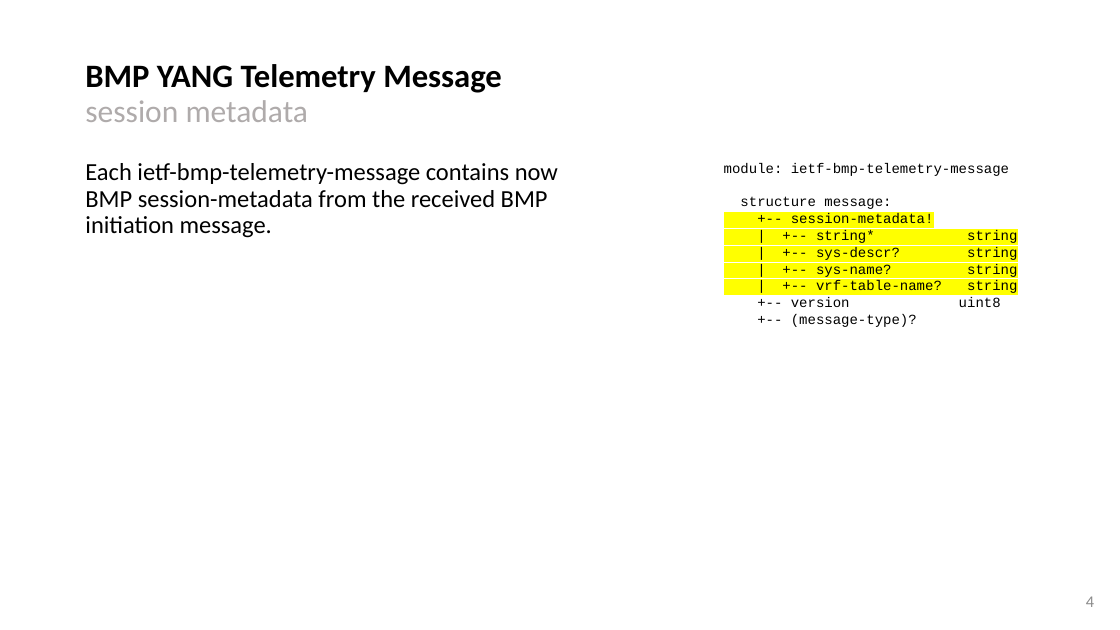
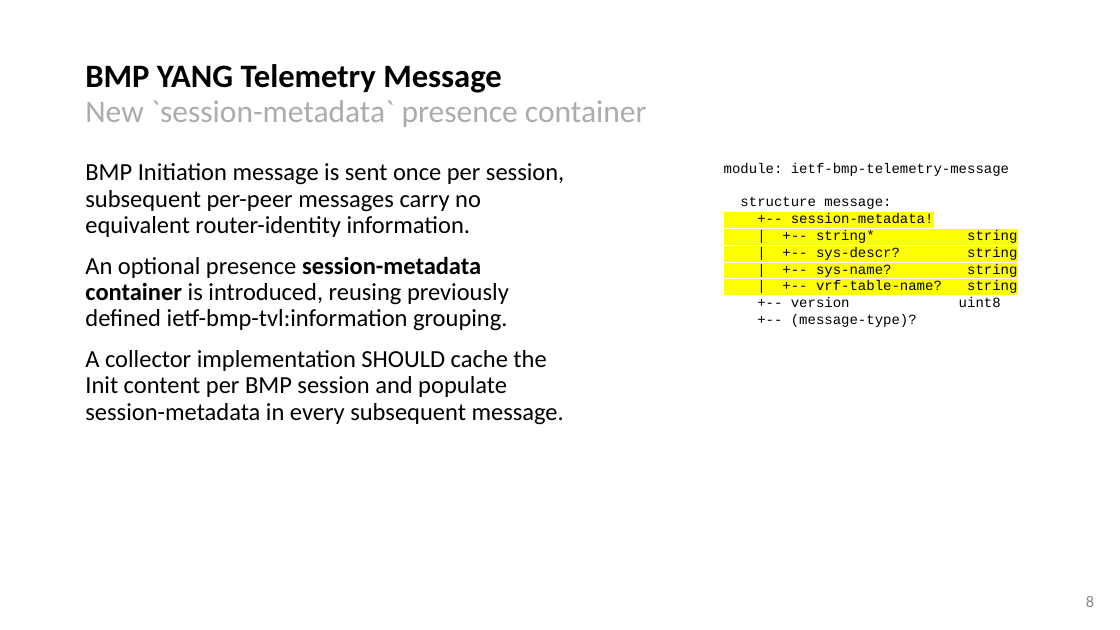
Before and after one commit to network-analytics/ietf-network-analytics-document-status, a slide deck: slide 8 of 126/NMOP/draft-netana-nmop-message-broker-bmp-telemetry-msg-03.pptx (slide 4 before the commit). Drawn at 1120x630 pixels with LibreOffice and Linux fonts; fonts in the diff are those of the drawing. Boxes give left, top, right and bottom in pixels: in the first picture for what was removed or moved away, otherwise in the second. Text is boxed around its words. In the diff, an @@ line names an element or a change of style, - is before the commit and + after.

Commit message:
bmp-telemetry-msg: finalize slides for IETF 126

```diff
--- a/126/NMOP/draft-netana-nmop-message-broker-bmp-telemetry-msg-03.pptx
+++ b/126/NMOP/draft-netana-nmop-message-broker-bmp-telemetry-msg-03.pptx
@@ title at bbox=[85, 64, 647, 127]: text changed; size 28 to 27 pt; text colour #000000 to #AFABAB; bold off @@
-BMP YANG Telemetry Message
-session metadata
+BMP YANG Telemetry Message
+New `session-metadata` presence container
@@ text at bbox=[85, 163, 564, 425]: text changed @@
-Each ietf-bmp-telemetry-message contains now BMP session-metadata from the received BMP initiation message.
+BMP Initiation message is sent once per session, subsequent per-peer messages carry no equivalent router-identity information.
+An optional presence session-metadata container is introduced, reusing previously defined ietf-bmp-tvl:information grouping.
+A collector implementation SHOULD cache the Init content per BMP session and populate session-metadata in every subsequent message.
@@ page number at bbox=[1086, 596, 1094, 607]: text changed @@
-4
+8
```
Also in this commit, not shown: 7 other slides changed, 3 slides added, 1 slide removed, 1 other file.
